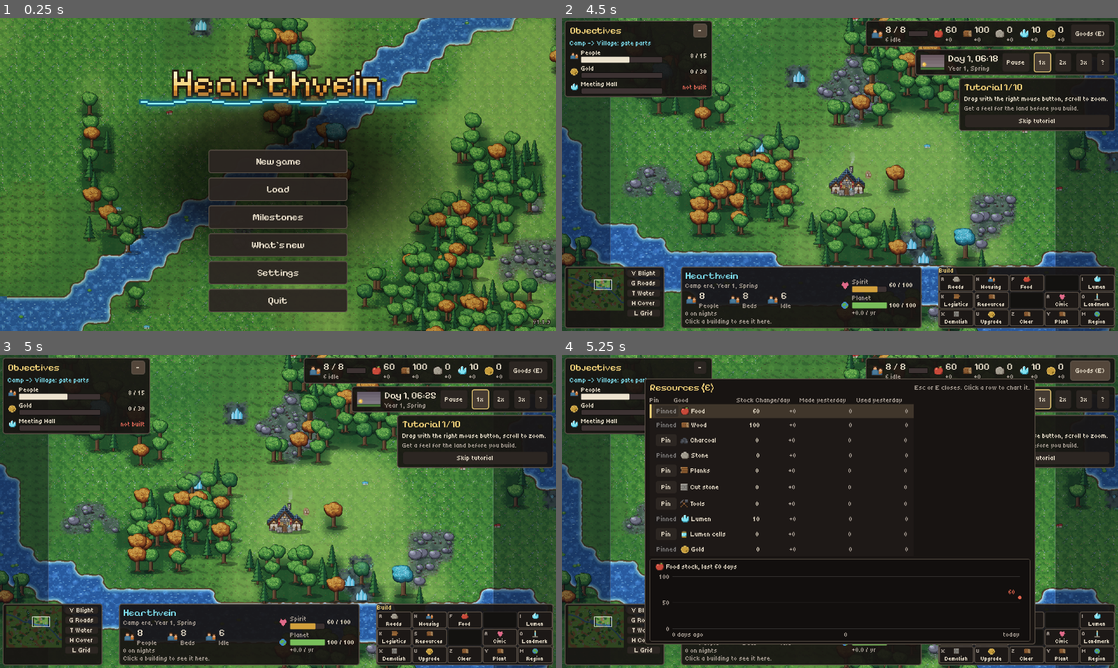
Above: before the commit, frames 1-4 (two rows, left to right).
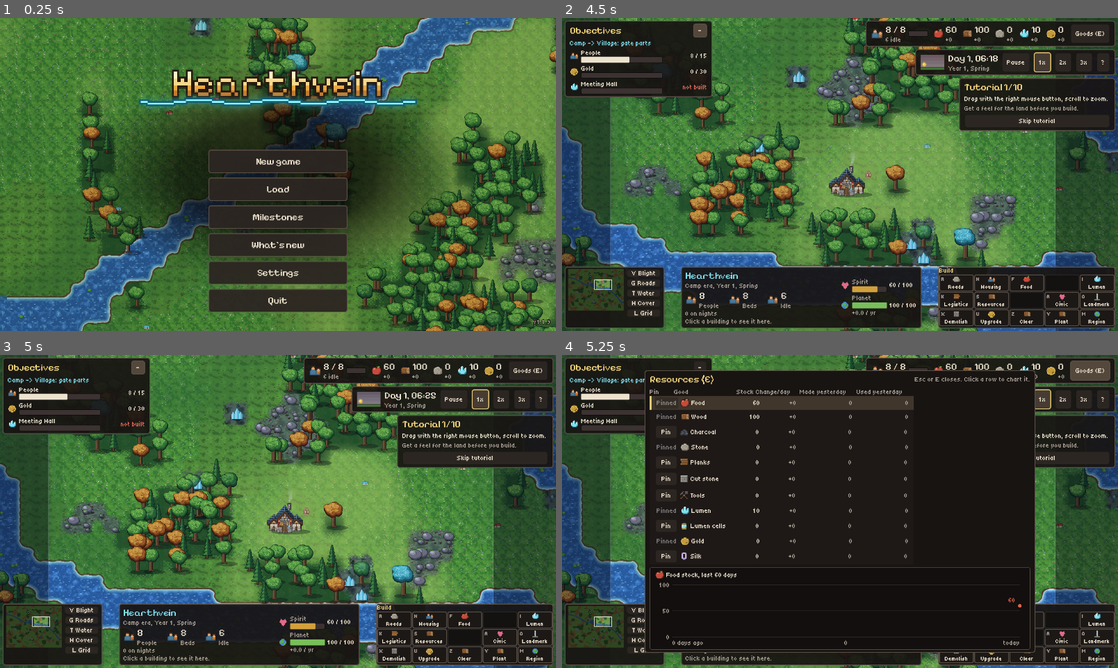
Above: after the commit, the same moments.

Repository: LastNyx/hearthvein
Game: Godot game, scene res://ui/main.tscn
Two runs of this game, one before a commit and one after it. Both use one fixed random seed, a clock stepped at 60 frames per second and the inputs below.
Inputs (mouse positions are in pixels of both pictures, inside the frame that each line leads up to):
- Up to frame 1 (0.25 s): no input
- Up to frame 2 (4.5 s): click "New game" at 0.5 s; click (851, 152) at 1.27 s; type "12" at 1.35 s; click "New game" at 2 s; click "Start" at 2.75 s; click "-" at 3.5 s; click "+" at 4.25 s
- Up to frame 3 (5 s): no input
- Up to frame 4 (5.25 s): click "Goods (E)" at 5 s

Frames 1-3 are identical in both runs. In frame 4, 8.1% of the frame differs, in the area x 14-86%, y 4-96%.

Commit message:
Moonmoth Loft and silk (144-moonmoth-silk.md)

Diff:
--- a/assets/art_manifest.json
+++ b/assets/art_manifest.json
@@ -1540,6 +1540,35 @@
     ]
    },
    "w": 63
+  },
+  "moonmoth_loft": {
+   "base": [
+    18,
+    46
+   ],
+   "file": "buildings/moonmoth_loft.png",
+   "flat": false,
+   "footprint": [
+    1,
+    1
+   ],
+   "fx": {
+    "file": "buildings/moonmoth_loft_fx.png",
+    "offset": [
+     -12,
+     -43
+    ]
+   },
+   "generic": false,
+   "h": 47,
+   "shadow": {
+    "file": "buildings/moonmoth_loft_shadow.png",
+    "offset": [
+     -13,
+     -3
+    ]
+   },
+   "w": 37
   },
   "observatory": {
    "base": [
@@ -2437,6 +2466,7 @@
   "planet": "ui/icon_planet.png",
   "planks": "ui/icon_planks.png",
   "pop": "ui/icon_pop.png",
+  "silk": "ui/icon_silk.png",
   "spirit": "ui/icon_spirit.png",
   "stone": "ui/icon_stone.png",
   "tools": "ui/icon_tools.png",
--- a/data/buildings/market.tres
+++ b/data/buildings/market.tres
@@ -20,3 +20,4 @@
 storage_cap = 0
 gold_per_worker_day = 1.5
 market_reach = 12
+sells_goods = true
--- /dev/null
+++ b/data/buildings/moonmoth_loft.tres
@@ -0,0 +1,34 @@
+[gd_resource type="Resource" script_class="BuildingDef" load_steps=4 format=3]
+
+[ext_resource type="Script" path="res://sim/data/building_def.gd" id="1"]
+[ext_resource type="Script" path="res://sim/data/recipe_def.gd" id="2"]
+
+[sub_resource type="Resource" id="Recipe"]
+script = ExtResource("2")
+inputs = {}
+outputs = {"silk": 0.6}
+
+[resource]
+script = ExtResource("1")
+id = "moonmoth_loft"
+description = "Night only. Pale moths come to the lamps; the loft spins their silk while the town sleeps. Needs lit tiles nearby."
+display_name = "Moonmoth Loft"
+era = "town"
+category = "refining"
+size = Vector2i(1, 1)
+cost = {"wood": 20, "planks": 12, "gold": 30}
+worker_slots = 0
+hauler_slots = 0
+night_worker_slots = 2
+night_only = true
+builder_slots = 0
+upkeep_lumen = 0.0
+housing_beds = 0
+storage_mode = "none"
+storage_cap = 0
+placement_rule = "any"
+placement_radius = 0
+min_lit_tiles = 3
+lit_tile_radius = 2
+recipe = SubResource("Recipe")
+upgradable = false
--- /dev/null
+++ b/data/goods/silk.tres
@@ -0,0 +1,12 @@
+[gd_resource type="Resource" script_class="GoodDef" load_steps=2 format=3]
+
+[ext_resource type="Script" path="res://sim/data/good_def.gd" id="1"]
+
+[resource]
+script = ExtResource("1")
+id = "silk"
+display_name = "Silk"
+kind = "luxury"
+food_type = ""
+sale_price = 8.0
+sale_keep = 10.0
--- a/sim/data/building_def.gd
+++ b/sim/data/building_def.gd
@@ -57,6 +57,11 @@
 ## Night-only building (ticket 134: Charcoal Kiln, Glowcap Grove): it exists for its night slots alone, so it opens no
 ## day work slots and ProductionSystem makes nothing by day even if a worker is somehow at its door.
 @export var night_only: bool = false
+## Moths come to light (ticket 144, Moonmoth Loft): at night the building only works while at least `min_lit_tiles`
+## lit tiles lie within `lit_tile_radius` tiles (Chebyshev) of its footprint; below that it halts with "needs_light".
+## 0 = no such rule.
+@export var min_lit_tiles: int = 0
+@export var lit_tile_radius: int = 0
 ## Lumen per day.
 @export var upkeep_lumen: float = 0.0
 @export var housing_beds: int = 0
@@ -138,6 +143,9 @@
 ## Tiles a home must be within (Chebyshev, footprint to footprint) for the Market's food variety to serve it.
 ## 0 = no reach (only Market uses it). design.md gives no number; ticket 23 chose 12.
 @export var market_reach: int = 0
+## True for a market that buys the goods a GoodDef puts a sale_price on (Market, ticket 144): each day it sells the
+## stock above the good's sale_keep for gold while it has an assigned worker.
+@export var sells_goods: bool = false
 ## True when a finished, staffed building counts as one more food type for the variety bonus although it never
 ## holds food (design.md section 16 City: the Grand Bazaar "counts as a food type"). MarketSystem reads it.
 @export var counts_as_food_type: bool = false
--- a/sim/data/good_def.gd
+++ b/sim/data/good_def.gd
@@ -4,10 +4,17 @@
 
 const KIND_BASE := "base"
 const KIND_REFINED := "refined"
+## A luxury good (silk, ticket 144): made for its gold, not for a recipe. Markets sell it.
+const KIND_LUXURY := "luxury"
 
 @export var id: String = ""
 @export var display_name: String = ""
-## "base" or "refined" (design.md section 7).
+## "base", "refined" or "luxury" (design.md section 7).
 @export var kind: String = KIND_BASE
 ## Food variety type this good counts as, or "" when it is not a food type.
 @export var food_type: String = ""
+## Gold a Market pays for one unit of this good when it sells the stock above `sale_keep` (MarketSystem, ticket 144).
+## 0 = no market sells it.
+@export var sale_price: float = 0.0
+## Units of this good that stay in storage; only the stock above this is sold. 0 = sell it all.
+@export var sale_keep: float = 0.0
--- a/sim/data_registry.gd
+++ b/sim/data_registry.gd
@@ -263,8 +263,10 @@
 		if hp.title == "" or hp.body == "":
 			errors.append("help page '%s': empty title or body" % hp.id)
 	for g: GoodDef in goods.values():
-		if g.kind != GoodDef.KIND_BASE and g.kind != GoodDef.KIND_REFINED:
+		if g.kind != GoodDef.KIND_BASE and g.kind != GoodDef.KIND_REFINED and g.kind != GoodDef.KIND_LUXURY:
 			errors.append("good '%s': unknown kind '%s'" % [g.id, g.kind])
+		if g.sale_price < 0.0 or g.sale_keep < 0.0:
+			errors.append("good '%s': sale_price and sale_keep must not be negative" % g.id)
 	for t: TerrainDef in terrain.values():
 		if t.fertility_start < 0.0 or t.fertility_start > 1.0:
 			errors.append("terrain '%s': fertility_start out of 0..1" % t.id)
@@ -521,6 +523,8 @@
 		errors.append("%s: work_needs_water without a recipe" % who)
 	if b.work_needs_wet and b.recipe == null:
 		errors.append("%s: work_needs_wet without a recipe" % who)
+	if b.min_lit_tiles < 0 or b.lit_tile_radius < 0 or (b.min_lit_tiles > 0) != (b.lit_tile_radius > 0):
+		errors.append("%s: min_lit_tiles and lit_tile_radius go together and must not be negative" % who)
 	if b.needs_water and b.housing_beds <= 0:
 		errors.append("%s: needs_water without housing beds" % who)
 	if b.region_haul_load < 0.0:
--- a/sim/lighting_system.gd
+++ b/sim/lighting_system.gd
@@ -79,6 +79,22 @@
 	return s.is_lamp_hour() and _ensure(s).has(tile)
 
 
+## Lit tiles within `radius` (Chebyshev) of the building's footprint, its own tiles counting (ticket 144: the
+## Moonmoth Loft needs at least three lit tiles within two). 0 outside the lamp hours.
+func lit_tiles_near(s: Settlement, b: Building, radius: int) -> int:
+	if radius <= 0 or not s.is_lamp_hour():
+		return 0
+	var lit := _ensure(s)
+	var seen := {}
+	for t in b.tiles():
+		for y in range(t.y - radius, t.y + radius + 1):
+			for x in range(t.x - radius, t.x + radius + 1):
+				var p := Vector2i(x, y)
+				if lit.has(p):
+					seen[p] = true
+	return seen.size()
+
+
 ## Rebuilds the lit-tile set when the layout or the light state moved.
 func _ensure(s: Settlement) -> Dictionary:
 	var key := [s.structure_version, s.completion_version, s.buildings.size(), s.light_version]
--- a/sim/market_system.gd
+++ b/sim/market_system.gd
@@ -9,6 +9,10 @@
 ## one assigned worker, each office adds gold_per_citizen_day (0.2) for every citizen in the settlement, so two
 ## offices pay 0.4 per citizen. Gold goes to the global counter Settlement.gold, never into an inventory.
 ## The day's earnings are scaled by UpkeepSystem.output_modifier (x0.5 while the building's Lumen upkeep is unpaid).
+##
+## Luxury goods: a finished, unpaused Market with at least one assigned worker (BuildingDef.sells_goods) also sells
+## the stock of every good a GoodDef puts a sale_price on, down to the good's sale_keep. The sold units leave storage
+## (all or nothing, `spend_good`) and pay sale_price gold each; the day's take is scaled like the Market's own income.
 ##
 ## Reach: a home inside a finished Market's reach can get every food type in storage, so its citizens count the full
 ## variety; a home with no Market in reach counts at most one type and can never earn a variety bonus on its own.
@@ -43,6 +47,32 @@
 		var paid := made * UpkeepSystem.output_modifier(s, b)
 		s.gold += paid
 		ResourceLedgerSystem.record_made(s, BuildingDef.GOLD, paid, b.def.id)
+	_sell_surplus(s, assigned)
+
+
+## Each market sells the priced goods' stock above their keep level. Stock is read once per good and reduced as the
+## markets sell, so a second market never sells the same units again. Gold is not a stored good, so the take is
+## applied through the same Lumen-upkeep factor as a gold rate.
+func _sell_surplus(s: Settlement, assigned: Dictionary) -> void:
+	var totals := s.totals()
+	for bid in s.buildings:
+		var b: Building = s.buildings[bid]
+		if b.site or b.paused or not b.def.sells_goods or int(assigned.get(bid, 0)) <= 0:
+			continue
+		var factor := UpkeepSystem.output_modifier(s, b)
+		for gid in s.registry.goods:
+			var gd := s.registry.get_good(gid)
+			if gd == null or gd.sale_price <= 0.0:
+				continue
+			var stock := float(totals.get(gid, 0.0))
+			var units := stock - gd.sale_keep
+			if units <= Inventory.EPS or not s.spend_good(gid, units):
+				continue
+			var paid := units * gd.sale_price * factor
+			s.gold += paid
+			totals[gid] = stock - units
+			ResourceLedgerSystem.record_used(s, gid, units, "market", b.def.id)
+			ResourceLedgerSystem.record_made(s, BuildingDef.GOLD, paid, b.def.id)
 
 
 ## Building id -> number of citizens the JobSystem assigned to it as workers (assigned JOB_WORK, whether or not they
--- a/sim/production_system.gd
+++ b/sim/production_system.gd
@@ -167,6 +167,11 @@
 	if b.def.night_worker_slots > 0 and s.is_night() and not s.is_lit(b):
 		_set_halt(s, b, "unlit")  # a dark night-shift building keeps its night slots closed (spec N2)
 		return
+	if b.def.min_lit_tiles > 0 and s.is_night():  # moths come to light: enough lit tiles within reach (ticket 144)
+		var lighting := s.get_system(LightingSystem) as LightingSystem
+		if lighting != null and lighting.lit_tiles_near(s, b, b.def.lit_tile_radius) < b.def.min_lit_tiles:
+			_set_halt(s, b, "needs_light")
+			return
 	var dry := WaterSystem.dry_halt(s, b)
 	if dry != "":
 		_set_halt(s, b, dry)
--- a/test/test_data.gd
+++ b/test/test_data.gd
@@ -22,10 +22,10 @@
 # AC1: registry loads all data and fails loudly on a missing reference.
 func test_real_data_loads_clean() -> void:
 	_load_real()
-	assert_eq(reg.goods.size(), 16)
+	assert_eq(reg.goods.size(), 17)
 	assert_eq(reg.terrain.size(), 8)
 	assert_eq(reg.eras.size(), 7)
-	assert_eq(reg.buildings.size(), 66)
+	assert_eq(reg.buildings.size(), 67)
 
 
 func test_broken_fixture_reports_errors() -> void:
--- a/test/test_hud_model.gd
+++ b/test/test_hud_model.gd
@@ -64,7 +64,7 @@
 	var st := _res("stone")
 	assert_eq([st["value"], st["delta"], st["icon"]], [7, 7, "stone"])
 	assert_eq(m.resources().map(func(x: Dictionary) -> String: return x["id"]),
-			["food", "wood", "charcoal", "stone", "planks", "cut_stone", "tools", "lumen", "cells", "gold"])
+			["food", "wood", "charcoal", "stone", "planks", "cut_stone", "tools", "lumen", "cells", "gold", "silk"])
 	assert_eq(_res("food")["icon"], "food")
 	s.gold = 12.0
 	s.step_days(1)
--- /dev/null
+++ b/test/test_night_life.gd
@@ -0,0 +1,99 @@
+extends GutTest
+## Ticket 144: the Moonmoth Loft and silk.
+##
+## The loft works at night only, inside a lamp's light with at least three lit tiles within two (the moths come to
+## the light), and makes one silk a night. Silk is a luxury good the Market sells for gold above a keep level.
+
+const SEED := 42
+
+var reg: DataRegistry
+
+
+func before_all() -> void:
+	reg = DataRegistry.new()
+	reg.load_all()
+
+
+## A fresh settlement with the growth system off and a road strip east of the Hearth with clear land north of it.
+func _new_settlement() -> Settlement:
+	var s := Settlement.new_game(SEED, reg)
+	s.systems.erase(s.get_system(GrowthSystem))
+	var hs := s.map.hearth_spot
+	for x in range(hs.x + 2, hs.x + 20):
+		for y in range(hs.y - 3, hs.y + 3):
+			if s.map.terrain_id_at(x, y) == "forest":
+				s.set_terrain(Vector2i(x, y), "grass")
+		if s.road_at(Vector2i(x, hs.y)) == Settlement.ROAD_NONE:
+			s.place_road(Vector2i(x, hs.y))
+	return s
+
+
+## Places a building on the north side of the road strip, `dx` tiles east of the Hearth, and returns it.
+func _put(s: Settlement, id: String, dx: int) -> Building:
+	var def := reg.get_building(id)
+	var hs := s.map.hearth_spot
+	var bid := s.place_building_instant(id, Vector2i(hs.x + dx, hs.y - def.size.y))
+	assert_true(bid >= 0, "%s placed" % id)
+	return s.buildings.get(bid)
+
+
+## A fuelled Brazier south of the road, `dx` tiles east of the Hearth.
+func _lamp(s: Settlement, dx: int) -> void:
+	var hs := s.map.hearth_spot
+	var bid := s.place_building_instant("lamp", Vector2i(hs.x + dx, hs.y + 1))
+	assert_true(bid >= 0, "lamp placed")
+	var lamp: Building = s.buildings.get(bid)
+	lamp.input_buffer.add("wood", 3.0)
+
+
+func _keep_citizens(s: Settlement, n: int) -> void:
+	while s.citizens.size() > n:
+		s.remove_citizen(s.citizens.keys().max())
+
+
+## Criterion 1: silk at night with lit tiles near, nothing in the dark and nothing by day.
+func test_loft_makes_silk_only_at_night_with_lit_tiles_near() -> void:
+	var s := _new_settlement()
+	var loft := _put(s, "moonmoth_loft", 4)
+	assert_true(loft.def.night_only, "the loft works at night only")
+	assert_eq([loft.def.size, loft.def.category, loft.def.night_worker_slots], [Vector2i(1, 1), "refining", 2])
+	_lamp(s, 3)
+	_keep_citizens(s, 4)  # two Hearth day haulers, then the loft's two night slots
+	var ps := s.get_system(ProductionSystem) as ProductionSystem
+	s.step_hours(19)
+	assert_true(s.is_lit(loft), "the Brazier's light reaches the loft")
+	var ls := s.get_system(LightingSystem) as LightingSystem
+	assert_gte(ls.lit_tiles_near(s, loft, 2), 3, "at least three lit tiles within two")
+	s.step_hours(2)  # 19:00 -> 21:00, the night workers walk to the door
+	assert_true(s.is_night(), "21:00 is the night shift")
+	var made := ps.produced_total
+	s.step_hours(6)  # 21:00 -> 03:00, inside the night shift
+	# 2 workers for 6 h of a 12 h work day at the night rate (0.6 silk per worker per night): 2 * 6/12 * 0.6.
+	assert_almost_eq(ps.produced_total - made, 0.6, 0.02, "the loft made silk in the light")
+	s.step_hours(4)  # 03:00 -> 07:00, the rest of the night
+	var at_dawn := ps.produced_total
+	s.step_hours(12)  # 07:00 -> 19:00, the whole day
+	assert_almost_eq(ps.produced_total, at_dawn, 0.001, "nothing by day")
+	# The same loft with no lamp in reach stays dark and closed all night.
+	var dark := _new_settlement()
+	var dark_loft := _put(dark, "moonmoth_loft", 4)
+	_keep_citizens(dark, 4)
+	dark.step_hours(21)
+	assert_false(dark.is_lit(dark_loft), "no lamp, no light")
+	assert_eq(dark_loft.halt, "unlit", "the loft stays closed in the dark")
+	assert_eq((dark.get_system(ProductionSystem) as ProductionSystem).produced_total, 0.0, "no silk in the dark")
+
+
+## Criterion 2: the Market sells silk above its keep level for gold.
+func test_silk_sells_for_gold_at_the_market() -> void:
+	var s := _new_settlement()
+	var hs := s.map.hearth_spot
+	var id := s.place_building_instant("market", Vector2i(hs.x + 4, hs.y - 2))
+	assert_true(id >= 0, "market placed beside the road")
+	assert_true(s.buildings[id].connected, "the market is road-connected")
+	s.hearth.inventory.add("silk", 20.0)
+	assert_eq(s.gold, 0.0)
+	s.step_days(1)
+	# Two Market workers bring 3 gold; the 10 silk above the keep level of 10 sell at 8 gold each.
+	assert_almost_eq(s.gold, 3.0 + 10.0 * 8.0, 0.001, "the surplus silk sold for gold")
+	assert_almost_eq(float(s.totals().get("silk", 0.0)), 10.0, 0.001, "the keep level stays in store")
--- a/ui/hud_model.gd
+++ b/ui/hud_model.gd
@@ -26,9 +26,9 @@
 ## Building cells a pane page holds before its last cell turns into More.
 const GRID_PAGE := 14
 ## Top bar order (ticket 112, build_menu.png): food, wood, charcoal, stone, planks, cut stone, tools, lumen, cells,
-## gold; people follow in their own box.
+## gold, then silk (ticket 144); people follow in their own box.
 const RESOURCES: Array[String] = ["food", "wood", "charcoal", "stone", "planks", "cut_stone", "tools", "lumen",
-		"cells", "gold"]
+		"cells", "gold", "silk"]
 ## The fixed top-right entries (ticket 125, hud-rts-spec H5): people then the five core goods, before the pins.
 const CORE_TOP: Array[String] = ["people", "food", "wood", "stone", "lumen", "gold"]
 ## Pinned goods shown beside the six fixed entries (ticket 125); a fourth pin drops the oldest.
@@ -140,7 +140,7 @@
 	return {"food": food, "wood": float(t.get("wood", 0.0)), "charcoal": float(t.get("charcoal", 0.0)),
 			"stone": float(t.get("stone", 0.0)), "planks": float(t.get("planks", 0.0)),
 			"cut_stone": float(t.get("cut_stone", 0.0)), "tools": float(t.get("tools", 0.0)), "lumen": lumen,
-			"cells": float(t.get("lumen_cells", 0.0)), "gold": s.gold}
+			"cells": float(t.get("lumen_cells", 0.0)), "gold": s.gold, "silk": float(t.get("silk", 0.0))}
 
 
 # ---------------------------------------------------------------- top bar
@@ -1000,6 +1000,7 @@
 		"dry": return "Halted: no water in reach"
 		"too_far": return "Halted: too far from a builders' yard"
 		"unlit": return "Needs a lamp"
+		"needs_light": return "Needs more lit tiles nearby"
 	return ""
 
 
Binary file added: assets/buildings/moonmoth_loft.png
Binary file added: assets/buildings/moonmoth_loft_fx.png
Binary file added: assets/buildings/moonmoth_loft_shadow.png
Binary file added: assets/ui/icon_silk.png
Not shown, added: test/test_night_life.gd.uid
